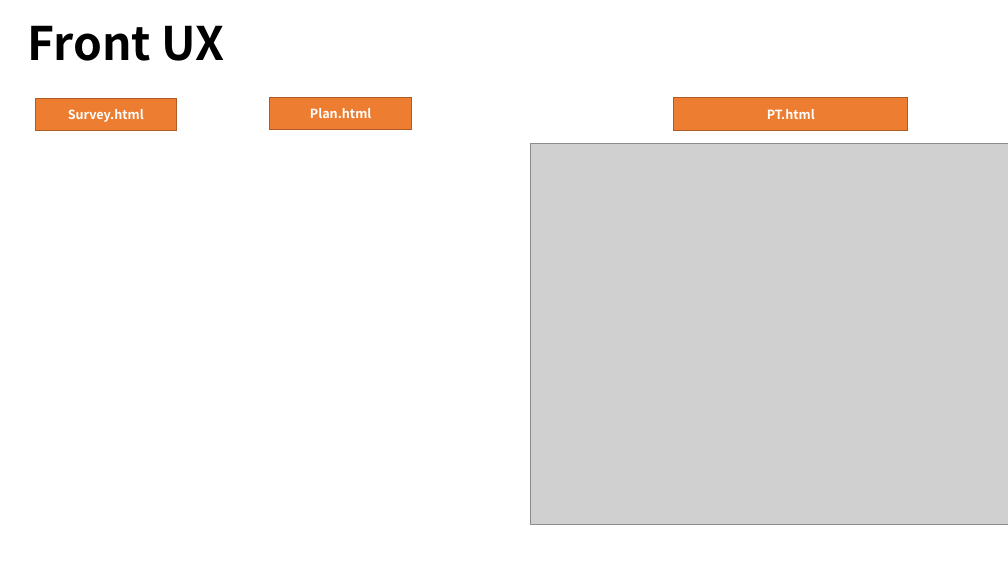
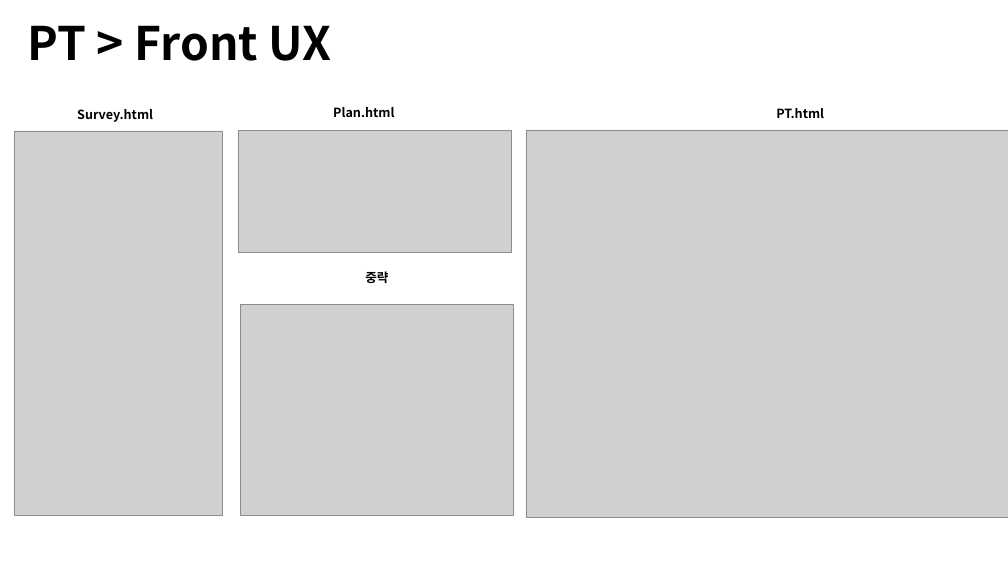
Before and after one commit to Brian-Hong-KR/Gymunity, a slide deck: slide 7 of Doc/세미나/Gymunity_PT_Seminar.pptx. Drawn at 1008x567 pixels with LibreOffice and Linux fonts; fonts in the diff are those of the drawing; grey boxes stand for pictures. Boxes give left, top, right and bottom in pixels: in the first picture for what was removed or moved away, otherwise in the second. Text is boxed around its words. In the diff, an @@ line names an element or a change of style, - is before the commit and + after.

```diff
--- a/Doc/세미나/Gymunity_PT_Seminar.pptx
+++ b/Doc/세미나/Gymunity_PT_Seminar.pptx
@@ title at box(28, 25, 332, 61): text changed @@
-Front UX
+PT > Front UX
@@ text "Survey.html": place and size @@
-text "Survey.html" at box(35, 98, 176, 131)
+text "Survey.html" at box(77, 109, 153, 122)
@@ text colour #FFFFFF to #000000; fill #ED7D31 to none; outline #AF5C24 1 pt to none in 3 elements at box(776, 108, 824, 118), box(77, 109, 153, 122), box(333, 107, 394, 117) @@
@@ text "Plan.html": place and size @@
-text "Plan.html" at box(270, 98, 411, 130)
+text "Plan.html" at box(333, 107, 394, 117)
@@ text "PT.html": place and size @@
-text "PT.html" at box(674, 98, 907, 130)
+text "PT.html" at box(776, 108, 824, 118)
@@ picture: place and size @@
-picture at box(530, 144, 1008, 525)
+picture at box(527, 130, 1008, 517)
@@ group added at box(14, 131, 513, 516): 3 pictures, 1 text @@
+중략
```
Also in this commit, not shown: 6 other slides changed, 3 slides added, 2 slides removed, 1 other file.
